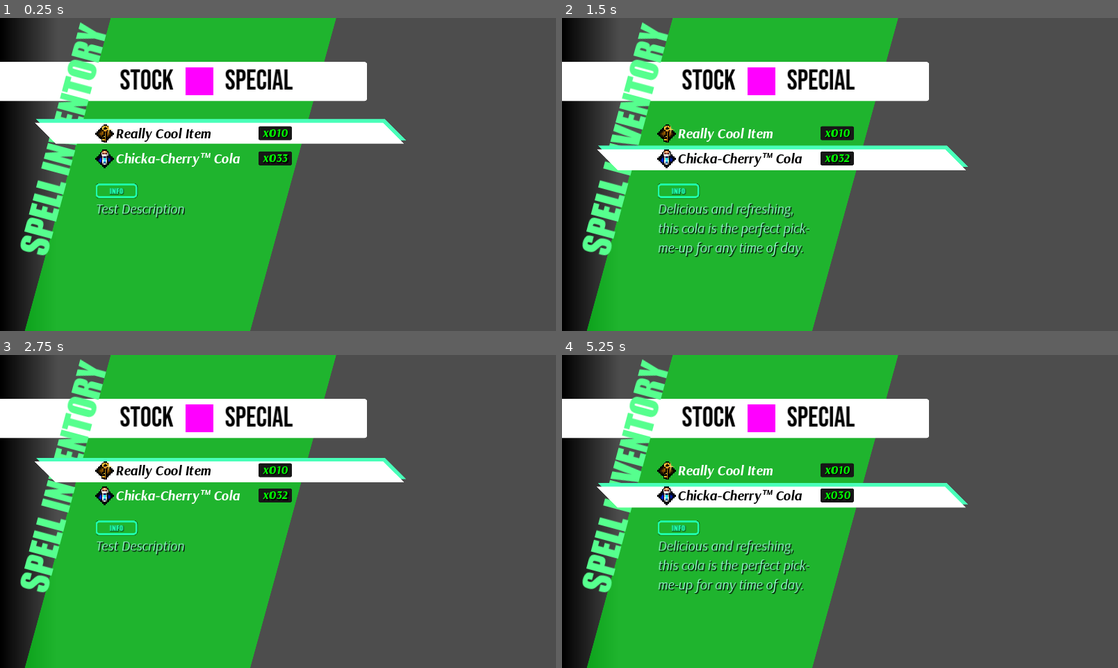
Above: before the commit, frames 1-4 (two rows, left to right).
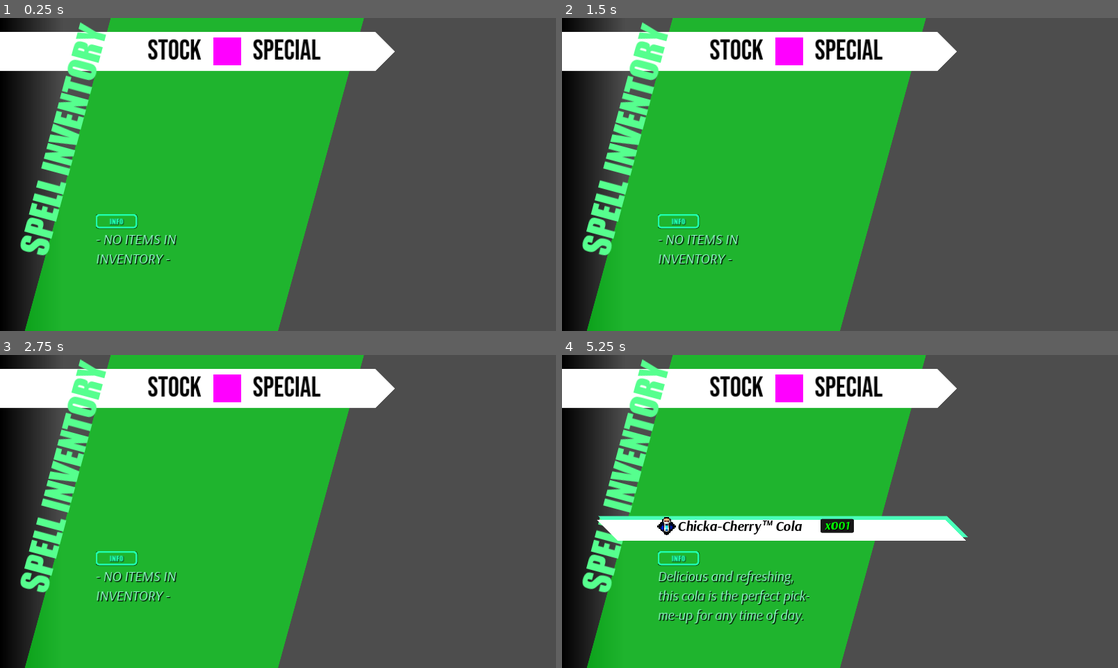
Above: after the commit, the same moments.

Repository: btarg/GodotRPG
Game: Godot game, scene res://Assets/ui.tscn
Same seed, same stepped clock (60 frames per second), same inputs: the game is played once before the commit and once after it.
Inputs (mouse positions are in pixels of both pictures, inside the frame that each line leads up to):
- Up to frame 1 (0.25 s): no input
- Up to frame 2 (1.5 s): click (745, 133) at 0.5 s, where only the run before the commit has a clickable "Really Cool Item"; click (745, 158) at 1.25 s, where only the run before the commit has a clickable "Chicka-Cherry™️ Cola"
- Up to frame 3 (2.75 s): click (183, 470) at 2 s, where only the run before the commit has a clickable "Really Cool Item"
- Up to frame 4 (5.25 s): click (745, 495) at 2.75 s, where only the run before the commit has a clickable "Chicka-Cherry™️ Cola"; click (745, 470) at 3.5 s, where only the run before the commit has a clickable "Really Cool Item"; click (745, 495) at 4.25 s, where only the run before the commit has a clickable "Chicka-Cherry™️ Cola"; tap Enter at 5 s; move the mouse to (962, 495) at 5.02 s; tap T at 5.1 s

The runs differ from the first frame. In frame 1, 23% of the frame differs, in the area x 0-73%, y 0-100%; in frame 2, 24%; in frame 3, 23%; in frame 4, 30%.

Commit message:
generic inventory class

Diff:
--- a/Assets/InventoryMenuManager.gd
+++ b/Assets/InventoryMenuManager.gd
@@ -12,18 +12,20 @@
 # Map item id to button
 var item_button_map: Dictionary = {}
 
-@onready var use_sound_player := $inventory_use_sound
+var empty_string := "- NO ITEMS IN INVENTORY -"
 
-func _ready():
+@onready var item_inventory := Inventory.new()
+
+func _ready() -> void:
     # Disable the select panel by default
     $SelectPanel.visible = false
 
-    # Connect to the inventory updated signal
-    InventoryManager.connect("inventory_updated", update_inventory)
+    # Connect to the item_inventory updated signal
+    item_inventory.connect("inventory_updated", update_inventory)
 
-    # Add items to the inventory
-    InventoryManager.add_item(test_item, 10)
-    InventoryManager.add_item(test_item2, 33)
+    # # Add items to the item_inventory
+    # item_inventory.add_item(test_item, 10)
+    # item_inventory.add_item(test_item2, 33)
 
 func test() -> void:
     print("Hello from InventoryMenuManager")
@@ -45,7 +47,7 @@
         # Move offscreen
         $SelectPanel.global_position.y = -1000
         is_moving = false
-        %item_description.text = "- NO ITEM SELECTED -"
+        %item_description.text = empty_string
 
 # recursively get all children that are buttons of the root node
 func _get_button_children(root_node: Node) -> Array:
@@ -65,7 +67,7 @@
 
 func _handleButtonFocus(button: Button) -> void:
     button.grab_focus()
-    %item_description.text = InventoryManager.get_item(button.name).item_description
+    %item_description.text = item_inventory.get_item(button.name).item_description
     # Check if the button is already focused
     if selected_button == button:
         return
@@ -73,7 +75,7 @@
     $hover_sound.play()
 
 func update_inventory(item: BaseInventoryItem, count: int, is_new_item: bool) -> void:
-    print("Updating inventory: " + item.item_name + " x" + str(count))
+    print("Updating item_inventory: " + item.item_name + " x" + str(count))
     if count == 0:
         print("Item count is 0. Removing item.")
         remove_item_button(item)
@@ -137,12 +139,12 @@
 
 func _handle_item_clicked(item_id: String) -> void:
 
-    var item := InventoryManager.get_item(item_id) as BaseInventoryItem
+    var item := item_inventory.get_item(item_id) as BaseInventoryItem
     var status := item.use()
 
     if status == BaseInventoryItem.UseStatus.CONSUMED_HP or status == BaseInventoryItem.UseStatus.CONSUMED_MP:
         print("Item consumed")
-        InventoryManager.remove_item(item_id, 1)
+        item_inventory.remove_item(item_id, 1)
         $inventory_use_sound.set_stream(item.get_use_sound())
         $inventory_use_sound.play()
 
@@ -157,6 +159,6 @@
     if event is InputEventKey and event.pressed:
         if event.keycode == KEY_T:
             if event.shift_pressed:
-                InventoryManager.remove_item(test_item2, 1)
+                item_inventory.remove_item(test_item2, 1)
             else:
-               InventoryManager.add_item(test_item2, 1)
+               item_inventory.add_item(test_item2, 1)
--- a/Assets/ui.tscn
+++ b/Assets/ui.tscn
@@ -26,11 +26,11 @@
 expand_margin_left = 64.0
 
 [sub_resource type="StyleBoxFlat" id="StyleBoxFlat_t24to"]
+content_margin_left = 64.0
 bg_color = Color(1, 1, 1, 1)
-corner_radius_top_left = 6
-corner_radius_top_right = 6
-corner_radius_bottom_right = 6
-corner_radius_bottom_left = 6
+corner_radius_top_right = 75
+corner_radius_bottom_right = 75
+corner_detail = 1
 expand_margin_left = 1024.0
 expand_margin_right = 170.0
 
@@ -85,6 +85,7 @@
 
 [node name="TitlePanelContainer" type="PanelContainer" parent="InventoryUI/PanelContainer2/MarginContainer/BackgroundPanel/MarginContainer/VBoxContainer2"]
 layout_mode = 2
+size_flags_vertical = 2
 theme_override_styles/panel = SubResource("StyleBoxFlat_t24to")
 
 [node name="Title" type="HBoxContainer" parent="InventoryUI/PanelContainer2/MarginContainer/BackgroundPanel/MarginContainer/VBoxContainer2/TitlePanelContainer"]
@@ -135,7 +136,6 @@
 layout_mode = 2
 size_flags_vertical = 4
 theme_override_constants/separation = 16
-alignment = 1
 
 [node name="HBoxContainer" type="HBoxContainer" parent="InventoryUI/PanelContainer2/MarginContainer/BackgroundPanel/MarginContainer/VBoxContainer2/VBoxContainer"]
 layout_mode = 2
--- a/Scripts/Inventory/InventoryManager.gd
+++ b/Scripts/Inventory/InventoryManager.gd
@@ -1,92 +1,95 @@
 extends Node
+class_name Inventory
 
 # Define a dictionary to hold the items and their counts
 var items: Dictionary = {}
 
 signal inventory_updated
 
+func _init() -> void:
+    items = {}
 
 func _on_item_used(status: BaseInventoryItem.UseStatus) -> void:
-	match status:
-		BaseInventoryItem.UseStatus.CONSUMED_HP:
-			print("Item used to restore HP")
-		BaseInventoryItem.UseStatus.CONSUMED_MP:
-			print("Item used to restore MP")
-		BaseInventoryItem.UseStatus.CANNOT_USE:
-			print("Item cannot be used")
-		BaseInventoryItem.UseStatus.EQUIPPED:
-			print("Item equipped")
-		_:
-			print("Item used")
+    match status:
+        BaseInventoryItem.UseStatus.CONSUMED_HP:
+            print("Item used to restore HP")
+        BaseInventoryItem.UseStatus.CONSUMED_MP:
+            print("Item used to restore MP")
+        BaseInventoryItem.UseStatus.CANNOT_USE:
+            print("Item cannot be used")
+        BaseInventoryItem.UseStatus.EQUIPPED:
+            print("Item equipped")
+        _:
+            print("Item used")
 
 # Function to add items to the inventory
 func add_item(item: BaseInventoryItem, count: int = 1) -> void:
-	var is_new_item: bool = false
-	if item.item_id in items:
-		var current_count = items[item.item_id]["count"]
-		var new_count = current_count + count
-		# Ensure we do not exceed the max stack count
-		if new_count > item.max_stack:
-			print("Cannot add more than max stack count")
-			new_count = item.max_stack
-		items[item.item_id]["count"] = new_count
-	else:
-		# Add the item to the inventory
-		items[item.item_id] = {"resource": item, "count": count}
-		is_new_item = true
-		item.connect("item_used", _on_item_used)
-	emit_signal("inventory_updated", item, items[item.item_id]["count"], is_new_item)
+    var is_new_item: bool = false
+    if item.item_id in items:
+        var current_count = items[item.item_id]["count"]
+        var new_count = current_count + count
+        # Ensure we do not exceed the max stack count
+        if new_count > item.max_stack:
+            print("Cannot add more than max stack count")
+            new_count = item.max_stack
+        items[item.item_id]["count"] = new_count
+    else:
+        # Add the item to the inventory
+        items[item.item_id] = {"resource": item, "count": count}
+        is_new_item = true
+        item.connect("item_used", _on_item_used)
+    emit_signal("inventory_updated", item, items[item.item_id]["count"], is_new_item)
 
 # Remove an existing item by its resource reference or item ID
 func remove_item(item: Variant, count: int) -> void:
-	var item_id: String
-	var item_resource: BaseInventoryItem
+    var item_id: String
+    var item_resource: BaseInventoryItem
 
-	# Determine if the item is a BaseInventoryItem or a String
-	if item is BaseInventoryItem:
-		print("Item is BaseInventoryItem")
-		item_id = item.item_id
-		item_resource = item
-	elif item is String:
-		print("Item is String")
-		item_id = item
-		item_resource = get_item(item_id)
-	else:
-		push_error("Invalid item type. Must be BaseInventoryItem or String.")
-		return
+    # Determine if the item is a BaseInventoryItem or a String
+    if item is BaseInventoryItem:
+        print("Item is BaseInventoryItem")
+        item_id = item.item_id
+        item_resource = item
+    elif item is String:
+        print("Item is String")
+        item_id = item
+        item_resource = get_item(item_id)
+    else:
+        push_error("Invalid item type. Must be BaseInventoryItem or String.")
+        return
 
-	if item_id in items:
-		var current_count = items[item_id]["count"]
-		print("Current count: " + str(current_count))
-		var new_count = current_count - count
-		print("New count: " + str(new_count))
-		if new_count <= 0:
-			print("Removing item from inventory")
-			# disconnect signal for use
-			item_resource.disconnect("item_used", _on_item_used)
-			# erase item from map
-			items.erase(item_id)
-			new_count = 0
-		else:
-			print("Updating item count")
-			items[item_id]["count"] = new_count
-		emit_signal("inventory_updated", item_resource, new_count, false)
-	else:
-		print("Item not found in inventory.")
+    if item_id in items:
+        var current_count = items[item_id]["count"]
+        print("Current count: " + str(current_count))
+        var new_count = current_count - count
+        print("New count: " + str(new_count))
+        if new_count <= 0:
+            print("Removing item from inventory")
+            # disconnect signal for use
+            item_resource.disconnect("item_used", _on_item_used)
+            # erase item from map
+            items.erase(item_id)
+            new_count = 0
+        else:
+            print("Updating item count")
+            items[item_id]["count"] = new_count
+        emit_signal("inventory_updated", item_resource, new_count, false)
+    else:
+        print("Item not found in inventory.")
 
 
 # Get the count of an item in the inventory by its item_id
 func get_item_count(item_id: String) -> int:
-	if item_id in items:
-		return items[item_id]["count"]
-	return 0
+    if item_id in items:
+        return items[item_id]["count"]
+    return 0
 
 # Get an existing item's resource by its item_id
 func get_item(item_id: String) -> BaseInventoryItem:
-	if item_id in items:
-		return items[item_id]["resource"]
-	return null
+    if item_id in items:
+        return items[item_id]["resource"]
+    return null
 
 func print_inventory() -> void:
-	for item_id in items.keys():
-		print(item_id + ": " + str(items[item_id]["count"]))
+    for item_id in items.keys():
+        print(item_id + ": " + str(items[item_id]["count"]))
--- a/Scripts/Inventory/Item.gd
+++ b/Scripts/Inventory/Item.gd
@@ -27,8 +27,7 @@
 var heal_sound := preload("res://Assets/Sounds/heal.wav") as AudioStream
 var mana_sound := preload("res://Assets/Sounds/mana.wav") as AudioStream
 
-# Constructor for easy creation
-func _init(_item_name: String = "", _max_stack: int = 999):
+func _init(_item_name: String = "", _max_stack: int = 999) -> void:
     self.item_name = _item_name
     self.max_stack = _max_stack
 
--- a/project.godot
+++ b/project.godot
@@ -15,10 +15,6 @@
 config/features=PackedStringArray("4.2", "Forward Plus")
 config/icon="res://icon.svg"
 
-[autoload]
-
-InventoryManager="*res://Scripts/Inventory/InventoryManager.gd"
-
 [display]
 
 window/size/viewport_width=1280
